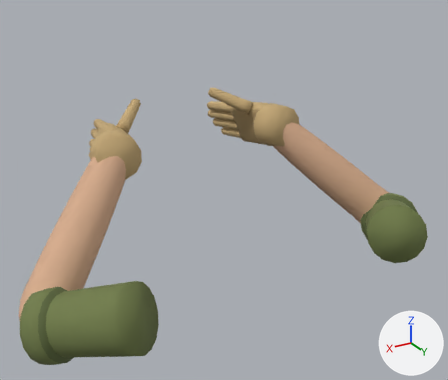
The Blender file ArtSource/Player/Player_Arms_FP.blend, before and after one commit.
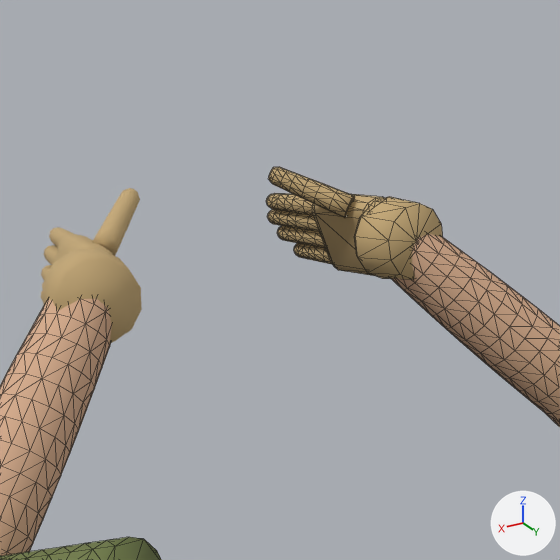
Each version is shown whole from a 50 mm lens placed at (0.57, 0.595, 0.193), pointed at (-0.045, -0.428, -0.319), then close up on the part from 15% to 80% of the width and 0% to 77% of the height. Every picture has the same lights, and +X, +Y and +Z are marked at lower right. The older version's two pictures come first. The close-ups show mesh edges as thin lines.

The scene before the commit, as lines of its bpy script (objects in view):
```python
me_arm_r = bpy.data.meshes.new('Arm_R')
me_arm_r.from_pydata(...)  # 512 vertices, 988 faces; spans x -0.431..-0.154, y -0.48..-0.113, z -0.472..-0.179
me_arm_r.polygons.foreach_set('use_smooth', [True] * 988)
me_arm_r.materials.append(mat_m_player)  # picture img_player_atlas
me_hand_l = bpy.data.meshes.new('Hand_L')
me_hand_l.from_pydata(...)  # 545 vertices, 1052 faces; spans x 0.08..0.226, y -0.663..-0.404, z -0.272..-0.134
me_hand_l.polygons.foreach_set('use_smooth', [True] * 1052)
me_hand_l.materials.append(mat_m_player)  # picture img_player_atlas
me_hand_r = bpy.data.meshes.new('Hand_R')
me_hand_r.from_pydata(...)  # 545 vertices, 1052 faces; spans x -0.226..-0.08, y -0.663..-0.404, z -0.272..-0.134
me_hand_r.polygons.foreach_set('use_smooth', [True] * 1052)
me_hand_r.materials.append(mat_m_player)  # picture img_player_atlas
ob_arm_r = bpy.data.objects.new('Arm_R', me_arm_r)
ob_arm_r.location = (0.0, 0.0, 0.0)
ob_hand_l = bpy.data.objects.new('Hand_L', me_hand_l)
ob_hand_l.location = (0.0, 0.0, 0.0)
ob_hand_r = bpy.data.objects.new('Hand_R', me_hand_r)
ob_hand_r.location = (0.0, 0.0, 0.0)
# also in view: 'Arm_L' at (0.292, -0.297, -0.325)
```
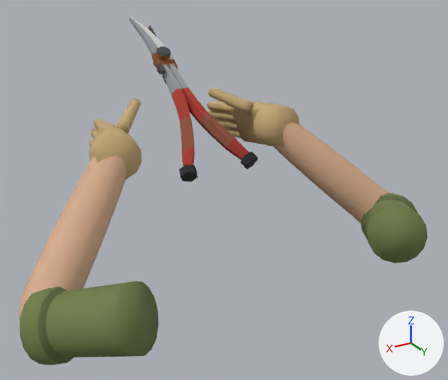
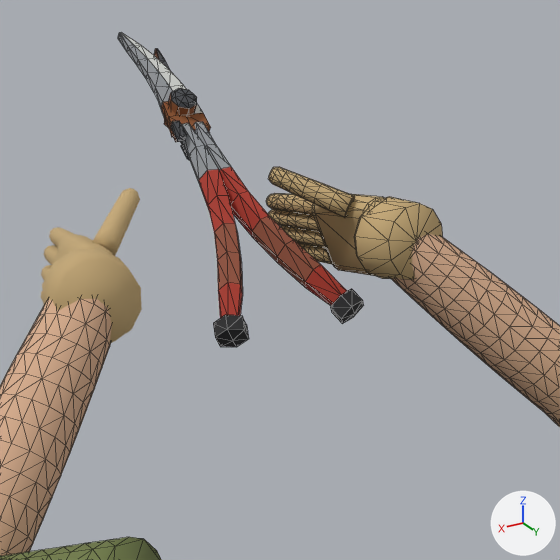
Where the change shows, as pixel boxes (x1, y1, x2, y2) in the close-ups (560 x 560 px):
'Garden_Shears_FP', added: after (118, 33, 364, 347)

Diff of the bpy script that builds the scene:
```diff
--- a/ArtSource/Player/Player_Arms_FP.blend.py
+++ b/ArtSource/Player/Player_Arms_FP.blend.py
@@ me_garden_shears_fp @@
+me_garden_shears_fp.from_pydata(...)  # 294 vertices, 624 faces; spans x -0.168..0.028, y -0.871..-0.47, z -0.312..-0.018
+me_garden_shears_fp.materials.append(mat_m_player)  # picture img_player_atlas
@@ ob_garden_shears_fp @@
+ob_garden_shears_fp = bpy.data.objects.new('Garden_Shears_FP', me_garden_shears_fp)
+ob_garden_shears_fp.location = (0.0, 0.0, 0.0)
```
